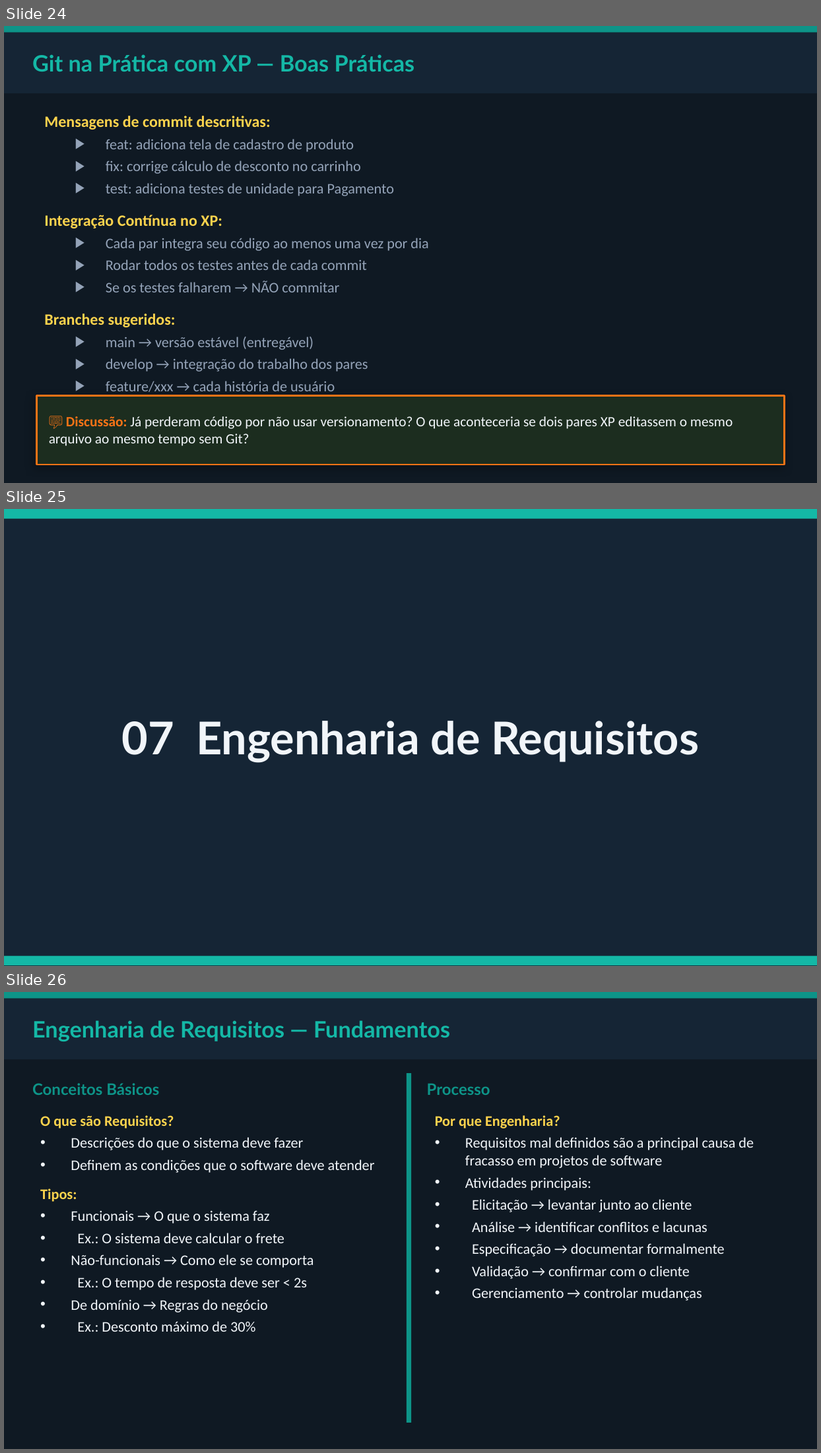
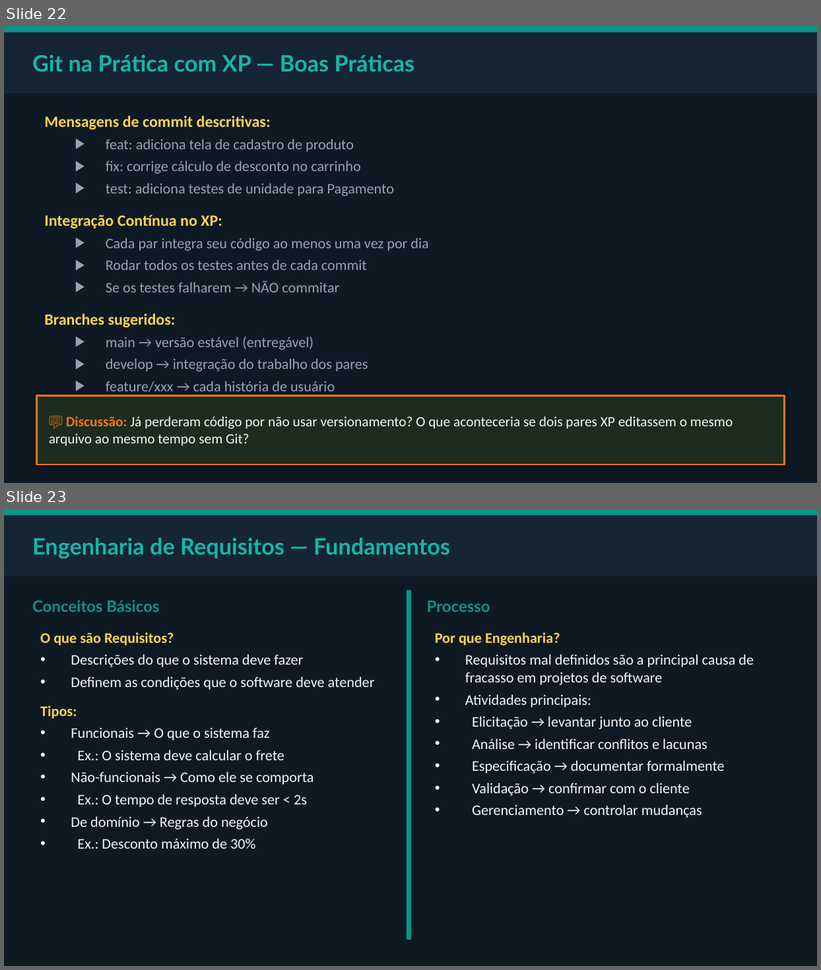
Before and after one commit to emanooel/engenharia_de_software_2026, a slide deck: XP_Git_Requisitos_IFES.pptx. Shown one above the other, each under a label of ours: slides 24, 25 and 26 before the commit, slides 22 and 23 after it. The pictures are 821x1453 and 821x970 pixels, drawn with LibreOffice and Linux fonts; fonts in the diff are those of the drawing. Boxes give left, top, right and bottom in pixels: in the first picture for what was removed or moved away, otherwise in the second. Text is boxed around its words. In the diff, an @@ line names an element or a change of style, - is before the commit and + after.

```diff
--- a/XP_Git_Requisitos_IFES.pptx
+++ b/XP_Git_Requisitos_IFES.pptx
@@ slide 25 removed at [4,509,817,966], background #0F1923 @@
@@ rectangle removed at [4,509,817,966] @@
@@ rectangle removed at [4,509,817,519] @@
@@ text removed at [122,721,699,763] @@
-07 Engenharia de Requisitos
@@ rectangle removed at [4,956,817,966] @@
@@ what was slide 24 is now slide 22 @@
@@ what was slide 26 is now slide 23 @@
```
Also in this commit, not shown: 2 slides changed, 4 other slides removed.
